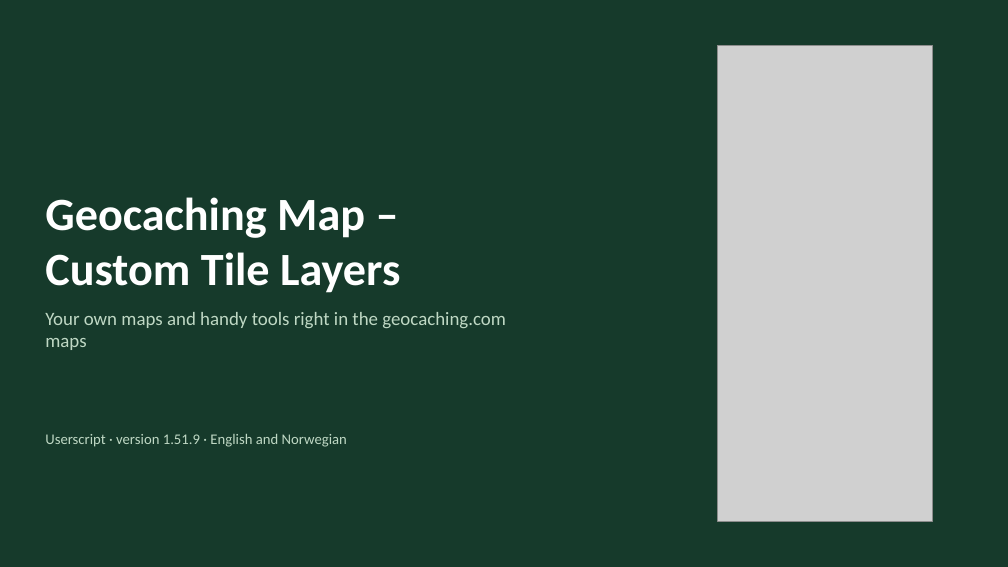
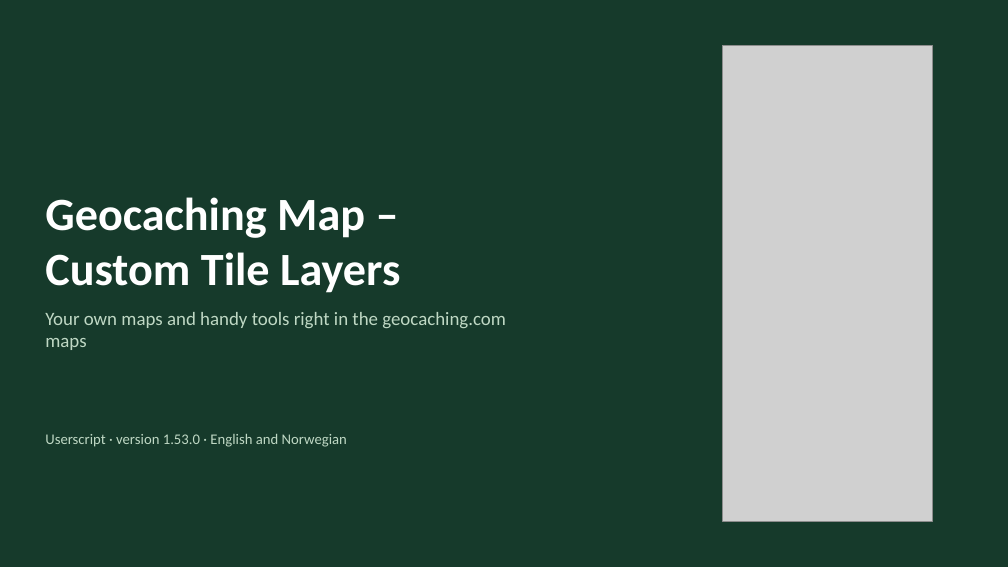
Before and after one commit to knutos/custom-tiles, a slide deck: slide 1 of docs/Geocaching-Map-Custom-Tile-Layers-Presentation.pptx. Drawn at 1008x567 pixels with LibreOffice and Linux fonts; fonts in the diff are those of the drawing; grey boxes stand for pictures. Boxes give left, top, right and bottom in pixels: in the first picture for what was removed or moved away, otherwise in the second. Text is boxed around its words. In the diff, an @@ line names an element or a change of style, - is before the commit and + after.

```diff
--- a/docs/Geocaching-Map-Custom-Tile-Layers-Presentation.pptx
+++ b/docs/Geocaching-Map-Custom-Tile-Layers-Presentation.pptx
@@ picture: place and size @@
-picture at (718,45,932,522)
+picture at (723,45,932,522)
@@ text at (45,434,347,447): text changed @@
-Userscript · version 1.51.9 · English and Norwegian
+Userscript · version 1.53.0 · English and Norwegian
```
Also in this commit, not shown: 14 other slides changed, 1 slide added, 9 other files.
